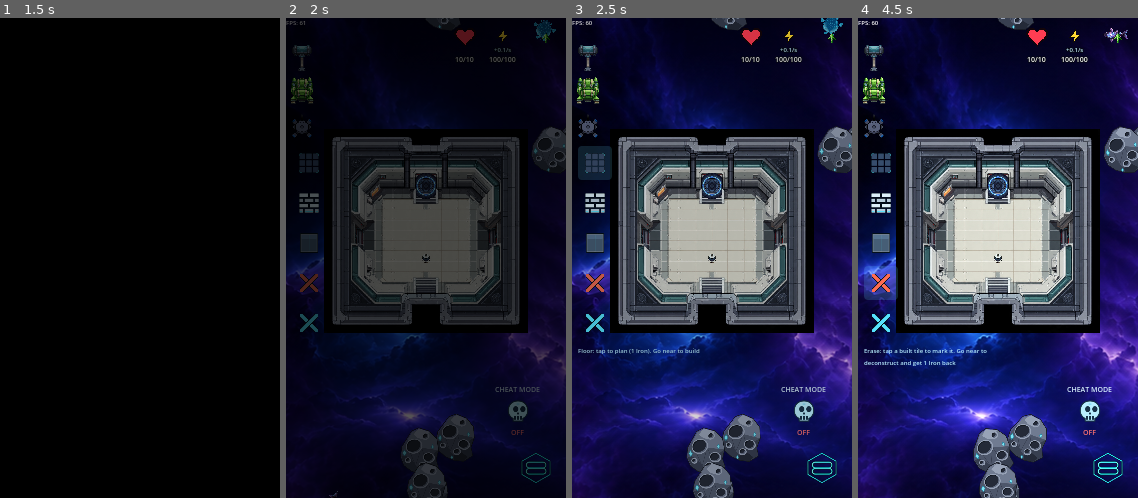
Above: before the commit, frames 1-4 (left to right).
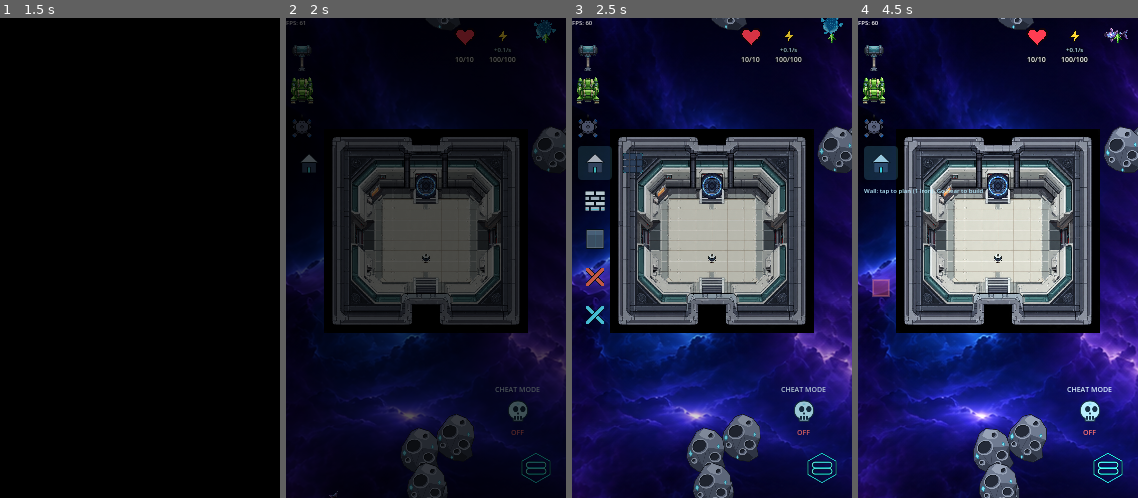
Above: after the commit, the same moments.

Repository: wildane/ShootingStar
Game: Godot game, scene res://scene/main_menu/main_menu.tscn
The game is run twice, just before and just after one commit, with the same random seed, the same clock (stepped at 60 frames per second) and the same inputs.
Inputs (mouse positions are in pixels of both pictures, inside the frame that each line leads up to):
- Up to frame 1 (1.5 s): click "New Game" at 0.5 s; click "New Game" at 1.25 s
- Up to frame 2 (2 s): no input
- Up to frame 3 (2.5 s): click (594, 162) at 2.02 s
- Up to frame 4 (4.5 s): click (880, 205) at 2.77 s; click (880, 243) at 3.52 s; click (880, 282) at 4.27 s

Frame 1 is identical in both runs. In frame 2, 0.8% of the frame differs, in the area x 4-12%, y 28-66%; in frame 3, 1.4%; in frame 4, 2.8%, in the area x 2-47%, y 26-73%.

Commit message:
Kumpul butang HUD bina dalam satu ikon rumah yang mengembang
Pilihan Floor keluar ke kanan ikon rumah manakala Wall, Door, Erase dan
Cancel tersusun ke bawah, dan semuanya mengecil semula bila Cancel ditekan.

Diff:
--- a/scene/level_3/build_system/BuildGrid.gd
+++ b/scene/level_3/build_system/BuildGrid.gd
@@ -49,6 +49,8 @@
 const SKRIP_PINTU_GRID: Script = preload("res://scene/level_3/build_system/PintuGrid.gd")
 
 # Ikon PNG untuk butang HUD bina (menggantikan teks Floor / Wall / Door / Erase).
+# Ikon rumah ialah butang utama: menu mengembang bila ditekan.
+const IKON_HUD_RUMAH: Texture2D = preload("res://scene/level_3/build_system/icons/icon_build_house.png")
 const IKON_HUD_LANTAI: Texture2D = preload("res://scene/level_3/build_system/icons/icon_build_floor.png")
 const IKON_HUD_DINDING: Texture2D = preload("res://scene/level_3/build_system/icons/icon_build_wall.png")
 const IKON_HUD_PINTU: Texture2D = preload("res://scene/level_3/build_system/icons/icon_build_door.png")
@@ -77,7 +79,13 @@
 var _ada_hantu: bool = false
 
 var _butang: Array[Button] = []
+var _butang_rumah: Button
+var _kumpulan: Control
 var _label_status: Label
+var _tween_buka: Tween
+var _buka: bool = false
+const SAIZ_BUTANG: float = 34.0
+const LANGKAH_BUTANG: float = 38.0
 # Lapisan HUD untuk iklan terapung "-1" / "+1" besi dekat pemain.
 var _lapis_terapung: CanvasLayer
 const WARNA_BESI_KELUAR: Color = Color(1.0, 0.42, 0.36)
@@ -105,54 +113,100 @@
 	_lapis_terapung.layer = 91
 	add_child(_lapis_terapung)
 
-	var lajur := VBoxContainer.new()
+	# Pangkalan HUD: butang rumah di (0, 0), pilihan lain di bawahnya.
 	# Diturunkan supaya tidak bertindih dengan butang Weapon Attachment di
 	# MarginContainer atas kiri (Inventory + Weapon Attachment).
-	lajur.position = Vector2(6, 128)
-	lajur.add_theme_constant_override("separation", 6)
-	kanvas.add_child(lajur)
+	var akar := Control.new()
+	akar.name = "HudButangBina"
+	akar.position = Vector2(6, 128)
+	akar.mouse_filter = Control.MOUSE_FILTER_IGNORE
+	kanvas.add_child(akar)
+
+	var tema := _tema_butang()
+	_butang_rumah = _buat_butang(IKON_HUD_RUMAH, "Build", tema)
+	_butang_rumah.toggle_mode = true
+	_butang_rumah.position = Vector2.ZERO
+	_butang_rumah.pressed.connect(_tukar_buka)
+	akar.add_child(_butang_rumah)
+
+	# Bekas pilihan yang mengembang: satu butang ke kanan, selebihnya ke bawah.
+	_kumpulan = Control.new()
+	_kumpulan.name = "PilihanBina"
+	_kumpulan.mouse_filter = Control.MOUSE_FILTER_IGNORE
+	_kumpulan.pivot_offset = Vector2.ZERO
+	akar.add_child(_kumpulan)
 
 	var ikon_jenis: Array[Texture2D] = [
 		IKON_HUD_LANTAI, IKON_HUD_DINDING, IKON_HUD_PINTU, IKON_HUD_ERASE,
 	]
-	var tema := _tema_butang()
-	for jenis in [JENIS_LANTAI, JENIS_DINDING, JENIS_PINTU, JENIS_ERASE]:
-		var butang := Button.new()
-		butang.text = ""
-		butang.icon = ikon_jenis[jenis]
-		butang.expand_icon = true
-		butang.icon_alignment = HORIZONTAL_ALIGNMENT_CENTER
-		butang.tooltip_text = NAMA_JENIS[jenis]
+	# Floor keluar ke kanan ikon rumah; Wall, Door dan Erase turun ke bawah.
+	var kedudukan: Array[Vector2] = [
+		Vector2(LANGKAH_BUTANG, 0),
+		Vector2(0, LANGKAH_BUTANG),
+		Vector2(0, LANGKAH_BUTANG * 2),
+		Vector2(0, LANGKAH_BUTANG * 3),
+	]
+	for i in range(ikon_jenis.size()):
+		var butang := _buat_butang(ikon_jenis[i], NAMA_JENIS[i], tema)
 		butang.toggle_mode = true
-		butang.focus_mode = Control.FOCUS_NONE
-		butang.custom_minimum_size = Vector2(34, 34)
-		butang.size_flags_horizontal = Control.SIZE_SHRINK_BEGIN
-		butang.theme = tema
-		butang.pressed.connect(_pilih.bind(jenis))
-		lajur.add_child(butang)
+		butang.position = kedudukan[i]
+		butang.pressed.connect(_pilih.bind(i))
+		_kumpulan.add_child(butang)
 		_butang.append(butang)
 
-	var batal := Button.new()
-	batal.text = ""
-	batal.icon = IKON_HUD_BATAL
-	batal.expand_icon = true
-	batal.icon_alignment = HORIZONTAL_ALIGNMENT_CENTER
-	batal.tooltip_text = "Cancel"
-	batal.focus_mode = Control.FOCUS_NONE
-	batal.custom_minimum_size = Vector2(34, 34)
-	batal.size_flags_horizontal = Control.SIZE_SHRINK_BEGIN
-	batal.theme = tema
+	var batal := _buat_butang(IKON_HUD_BATAL, "Cancel", tema)
+	batal.position = Vector2(0, LANGKAH_BUTANG * 4)
 	batal.pressed.connect(_batal)
-	lajur.add_child(batal)
-
-	# Label status duduk dalam lajur yang sama supaya sentiasa betul-betul di
-	# bawah butang walaupun saiz butang berubah.
+	_kumpulan.add_child(batal)
+
+	# Label status kekal nampak walaupun menu tertutup (menunjukkan mod aktif).
 	_label_status = Label.new()
-	_label_status.custom_minimum_size = Vector2(150, 0)
+	_label_status.custom_minimum_size = Vector2(150, 54)
+	_label_status.size = Vector2(150, 54)
 	_label_status.autowrap_mode = TextServer.AUTOWRAP_WORD_SMART
 	_label_status.add_theme_font_size_override("font_size", 6)
 	_label_status.add_theme_color_override("font_color", Color(0.72, 0.93, 1.0))
-	lajur.add_child(_label_status)
+	akar.add_child(_label_status)
+
+	_set_buka(false)
+
+func _buat_butang(ikon: Texture2D, tooltip: String, tema: Theme) -> Button:
+	var butang := Button.new()
+	butang.text = ""
+	butang.icon = ikon
+	butang.expand_icon = true
+	butang.icon_alignment = HORIZONTAL_ALIGNMENT_CENTER
+	butang.tooltip_text = tooltip
+	butang.focus_mode = Control.FOCUS_NONE
+	butang.custom_minimum_size = Vector2(SAIZ_BUTANG, SAIZ_BUTANG)
+	butang.size = Vector2(SAIZ_BUTANG, SAIZ_BUTANG)
+	butang.theme = tema
+	return butang
+
+# Buka / tutup menu. Bila tertutup, semua pilihan kembali jadi satu ikon rumah.
+func _tukar_buka() -> void:
+	_set_buka(not _buka)
+
+func _set_buka(buka: bool) -> void:
+	_buka = buka
+	_butang_rumah.set_pressed_no_signal(buka or _mod >= 0)
+	if _kumpulan == null:
+		return
+	if _tween_buka != null and _tween_buka.is_valid():
+		_tween_buka.kill()
+	_kumpulan.visible = true
+	if buka:
+		_kumpulan.scale.x = 0.0
+		_kumpulan.modulate.a = 0.0
+		_tween_buka = create_tween().set_parallel(true)
+		_tween_buka.tween_property(_kumpulan, "scale:x", 1.0, 0.18).set_trans(Tween.TRANS_CUBIC)
+		_tween_buka.tween_property(_kumpulan, "modulate:a", 1.0, 0.18)
+	else:
+		_kumpulan.scale.x = 0.0
+		_kumpulan.modulate.a = 0.0
+		_kumpulan.visible = false
+	if _label_status != null:
+		_label_status.position = Vector2(0, LANGKAH_BUTANG * 5 + 8.0 if buka else SAIZ_BUTANG + 6.0)
 
 func _tema_butang() -> Theme:
 	# Latar butang dibuang supaya hanya ikon PNG yang nampak. Margin kecil
@@ -196,6 +250,8 @@
 		_label_status.text = "Erase: tap a built tile to mark it. Go near to deconstruct and get 1 Iron back"
 	else:
 		_label_status.text = NAMA_JENIS[jenis] + ": tap to plan (1 Iron). Go near to build"
+	# Kembali jadi ikon rumah tunggal semasa mod aktif (macam butang build).
+	_set_buka(false)
 
 func _batal() -> void:
 	_mod = -1
@@ -205,6 +261,7 @@
 	for butang in _butang:
 		butang.set_pressed_no_signal(false)
 	_label_status.text = ""
+	_set_buka(false)
 	queue_redraw()
 
 # ==========================================
Binary file added: scene/level_3/build_system/icons/icon_build_house.png
Not shown, added: scene/level_3/build_system/icons/icon_build_house.png.import
